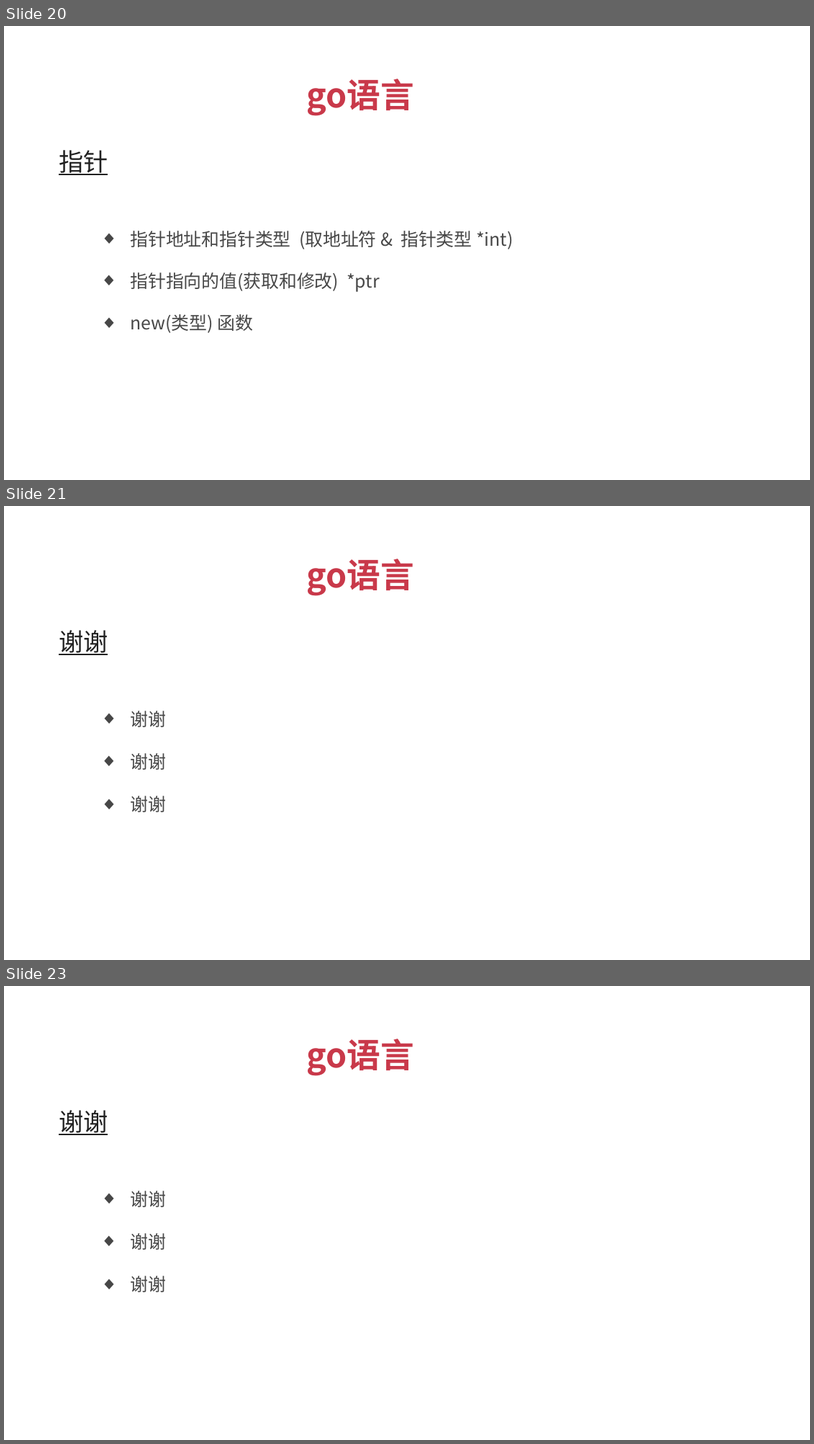
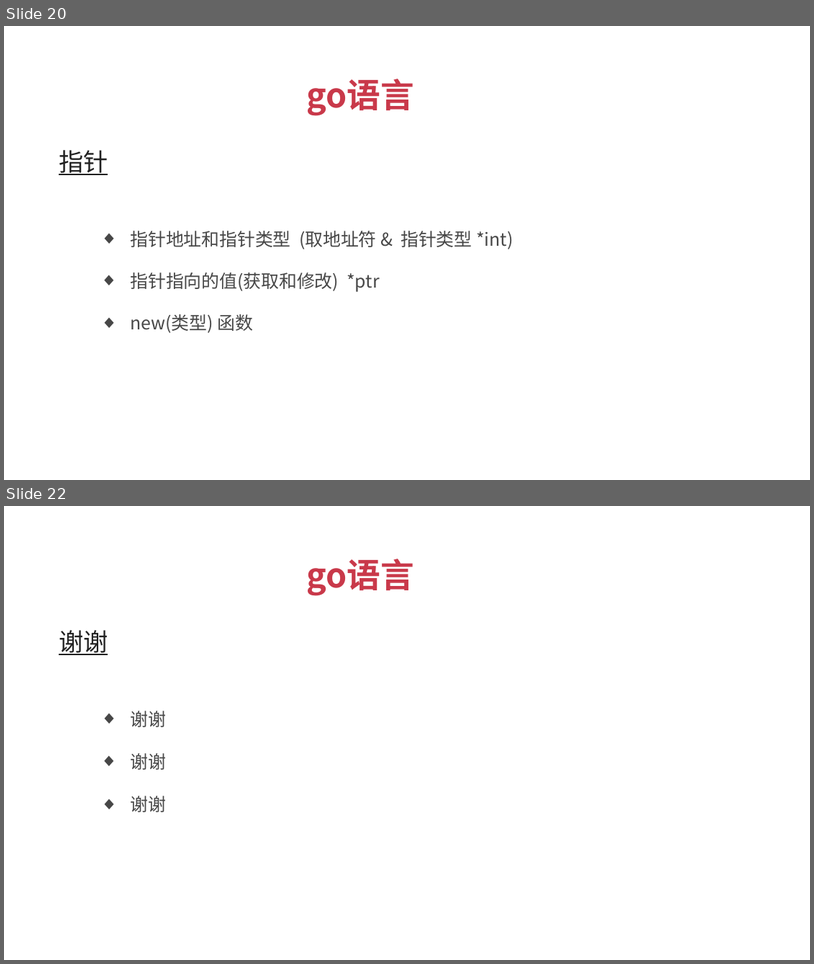
Before and after one commit to xuqiang76/golang, a slide deck: tuling/go语言_傻大猫.pptx. Shown one above the other, each under a label of ours: slides 20, 21 and 23 before the commit, slides 20 and 22 after it; the slides between them are not shown. The pictures are 814x1444 and 814x964 pixels, drawn with LibreOffice and Linux fonts; fonts in the diff are those of the drawing. Boxes give left, top, right and bottom in pixels: in the first picture for what was removed or moved away, otherwise in the second. Text is boxed around its words. In the diff, an @@ line names an element or a change of style, - is before the commit and + after.

```diff
--- a/tuling/go语言_傻大猫.pptx
+++ b/tuling/go语言_傻大猫.pptx
@@ slide 21 removed at (4, 506, 810, 960), background #FFFFFF @@
@@ text removed at (306, 559, 414, 596) @@
-go语言
@@ text removed at (59, 630, 108, 655) @@
-谢谢
@@ text removed at (131, 710, 167, 727) @@
-  ◆ 谢谢
@@ text removed at (130, 753, 166, 770) @@
-  ◆ 谢谢
@@ text removed at (131, 795, 167, 812) @@
-  ◆ 谢谢
@@ what was slide 23 is now slide 22 @@
```
Also in this commit, not shown: 1 slide added, 1 other slide removed, 3 other files.
